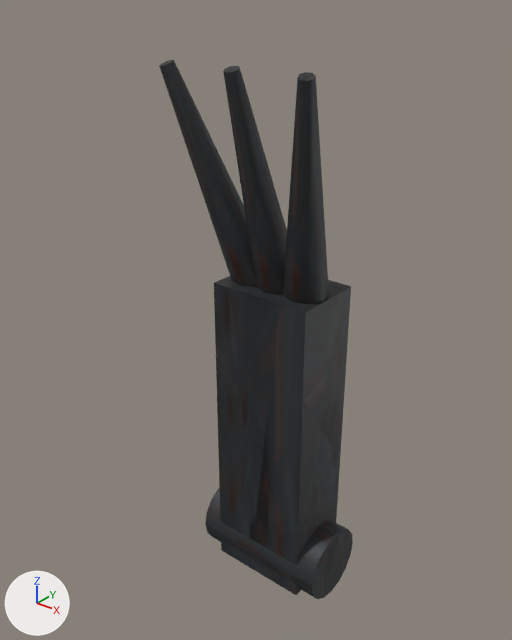
A saved change to the OBJ model SolastaUnfinishedBusiness/BlenderModels/EldritchCannonFoot/EldritchCannonFoot.obj.
Camera for both pictures: a 50 mm lens placed at (0.692, -0.939, 1.119), pointed at (-0.04, -0.024, 0.552). The lights are fixed; the arrows at lower left show +X, +Y and +Z. The picture after the commit comes second. Where no turn or scale is listed for an object, it has been applied to the vertices. Vertices at exactly the same position are counted once.

The older version as bpy lines, for what is in view:
```python
ob_eldritchcannonfoot = bpy.data.objects.new('EldritchCannonFoot', me_eldritchcannonfoot)
ob_eldritchcannonfoot.location = (0.0, 0.0, 0.0)
```
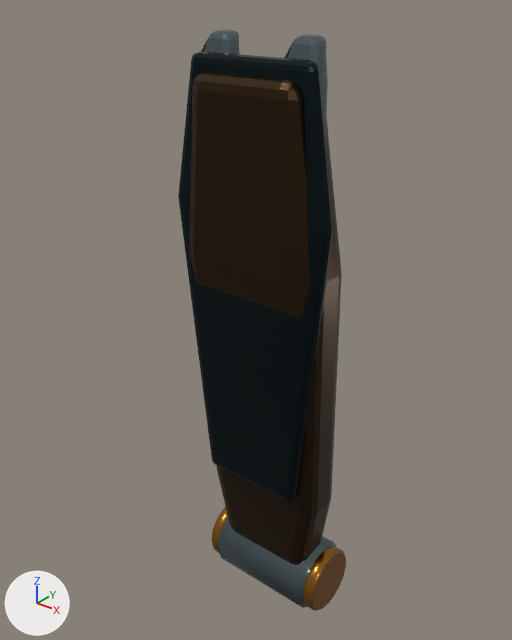
Pixel boxes (x1, y1, x2, y2) of what changed, in the pictures (512 x 640 px):
'EldritchCannonFoot', surface changed, reshaped (13% narrower, 8% taller): before (159, 60, 353, 599); after (178, 29, 346, 611)
part 1 of me_eldritchcannonfoot, rebuilt (20% narrower, 19% shorter): before (205, 487, 353, 599); after (218, 517, 336, 608)
part 2 of me_eldritchcannonfoot, rebuilt (12% wider, 55% taller): before (214, 276, 351, 595); after (189, 71, 342, 565)
part 3 of me_eldritchcannonfoot, added: after (212, 506, 228, 553)
part 4 of me_eldritchcannonfoot, added (brown): after (303, 546, 346, 611)
part 5 of me_eldritchcannonfoot, added: after (178, 51, 334, 502)
part 6 of me_eldritchcannonfoot, added: after (201, 29, 240, 54)
part 7 of me_eldritchcannonfoot, added: after (284, 34, 328, 137)
part 8 of me_eldritchcannonfoot, deleted: before (159, 60, 329, 304)

Edits to the bpy script that builds the scene:
```text
Change mat_cannoniron:
    where n0 = _N.new('ShaderNodeBsdfPrincipled'); n0.name = 'Principled BSDF'
    add n0.inputs[1].default_value = 0.85  # 'Metallic'
    n0.inputs[2].default_value: 0.576 -> 0.188  # 'Roughness'
    where n2 = _N.new('ShaderNodeTexImage'); n2.name = 'Image Texture'
    remove n3 = _N.new('ShaderNodeTexImage'); n3.name = 'Image Texture.001'
    remove n3.image = img_normal_longmace_png
    remove n4 = _N.new('ShaderNodeNormalMap'); n4.name = 'Normal Map'
    remove n4.inputs[0].default_value = 0.0  # 'Strength'
    n2.image: img_texture_longmace_png -> img_cannonalbedo_png
    remove _L.new(n3.outputs[0], n4.inputs[1])  # 'Color' to 'Color'
    remove _L.new(n4.outputs[0], n0.inputs[5])  # 'Normal' to 'Normal'
Change mat_cannonbrass:
    where n0 = _N.new('ShaderNodeBsdfPrincipled'); n0.name = 'Principled BSDF'
    add n0.inputs[1].default_value = 0.85  # 'Metallic'
    n0.inputs[2].default_value: 0.576 -> 0.238  # 'Roughness'
    where n2 = _N.new('ShaderNodeTexImage'); n2.name = 'Image Texture'
    remove n3 = _N.new('ShaderNodeTexImage'); n3.name = 'Image Texture.001'
    remove n3.image = img_normal_longmace_png
    remove n4 = _N.new('ShaderNodeNormalMap'); n4.name = 'Normal Map'
    remove n4.inputs[0].default_value = 0.0  # 'Strength'
    n2.image: img_texture_longmace_png -> img_cannonalbedo_png
    remove _L.new(n3.outputs[0], n4.inputs[1])  # 'Color' to 'Color'
    remove _L.new(n4.outputs[0], n0.inputs[5])  # 'Normal' to 'Normal'
Change me_eldritchcannonfoot:
    remove me_eldritchcannonfoot.from_pydata(...)  # 96 vertices, 172 faces; spans x -0.142..0.142, y -0.141..0.075, z -0.025..1.004
    add me_eldritchcannonfoot.from_pydata(...)  # 896 vertices, 1756 faces; spans x -0.155..0.155, y -0.12..0.073, z -0.073..1.045
    me_eldritchcannonfoot part 1: the loose piece of 34 vertices spanning x -0.14..0.14, y -0.075..0.075, z -0.025..0.125 is rebuilt with 96 vertices and now spans x -0.125..0.125, y -0.073..0.073, z -0.073..0.073, in mat_cannonironedge (picture img_cannonalbedo_png)
    me_eldritchcannonfoot part 2: the loose piece of 8 vertices spanning x -0.1..0.1, y -0.07..0.07, z -0.005..0.625 is rebuilt with 128 vertices and now spans x -0.14..0.14, y -0.12..0.033, z 0.04..0.99, in mat_cannonironbronze (picture img_cannonalbedo_png)
    me_eldritchcannonfoot part 3: a new loose piece of 128 vertices spanning x -0.135..-0.109, y -0.066..0.066, z -0.066..0.066, in mat_cannonbrass (picture img_cannonalbedo_png)
    me_eldritchcannonfoot part 4: a new loose piece of 128 vertices spanning x 0.109..0.135, y -0.066..0.066, z -0.066..0.066, in mat_cannonbrass (picture img_cannonalbedo_png)
    me_eldritchcannonfoot part 5: a new loose piece of 112 vertices spanning x -0.155..0.155, y -0.101..-0.07, z 0.24..1.015, in mat_cannoniron (picture img_cannonalbedo_png)
    me_eldritchcannonfoot part 6: a new loose piece of 112 vertices spanning x -0.12..-0.04, y -0.09..-0.035, z 0.69..1.045, in mat_cannonironedge (picture img_cannonalbedo_png)
    me_eldritchcannonfoot part 7: a new loose piece of 112 vertices spanning x 0.04..0.12, y -0.09..-0.035, z 0.69..1.045, in mat_cannonironedge (picture img_cannonalbedo_png)
    me_eldritchcannonfoot part 8
    54 vertices are removed from x -0.142..0.142, y -0.141..0.04, z 0.585..1.004
    96 faces are deleted
    other edits to the shape of me_eldritchcannonfoot do not show in these pictures
    add me_eldritchcannonfoot.materials.append(mat_cannonironedge)  # picture img_cannonalbedo_png
    add me_eldritchcannonfoot.materials.append(mat_cannonironbronze)  # picture img_cannonalbedo_png
```
